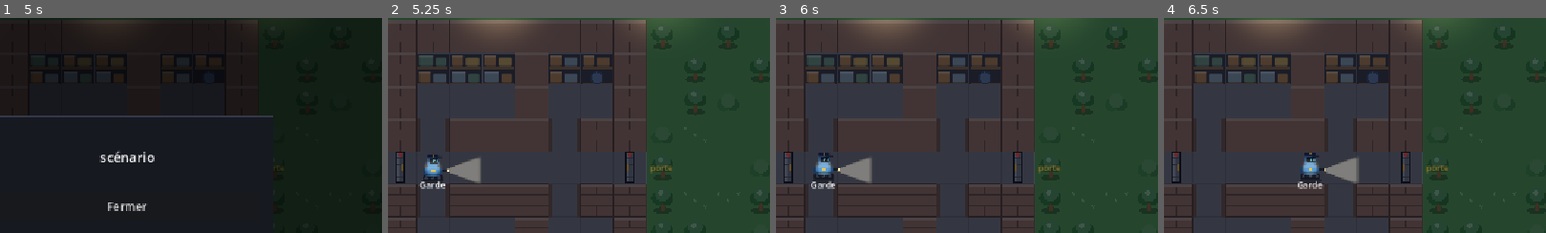
Above: before the commit, frames 1-4 (left to right).
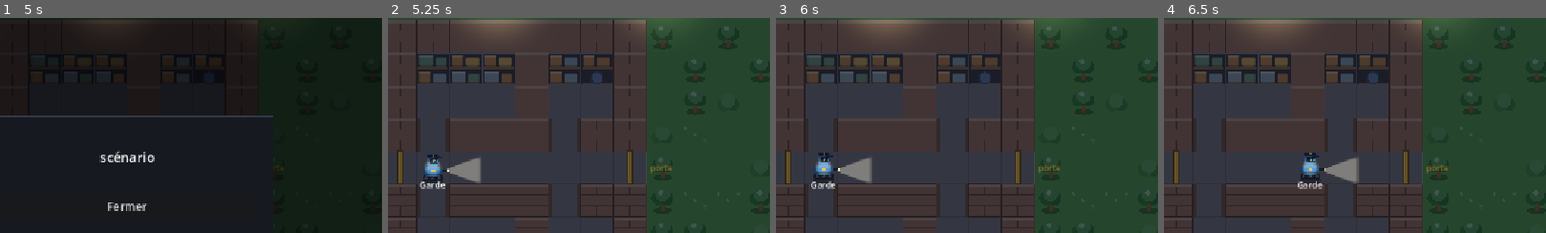
Above: after the commit, the same moments.

Repository: YohanPoirier/jeu_securite
Game: Godot game, scene res://main.tscn
Two runs of this game, one before a commit and one after it. Both use one fixed random seed, a clock stepped at 60 frames per second and the inputs below.
Inputs (mouse positions are % of the whole screen's width and height, from its top left):
- Up to frame 1 (5 s): click "Nouvelle attaque ▾" at 0.5 s; click "Nouvelle attaque ▾" at 1.25 s; click "▶ Lancer" at 2 s; click "■ Arrêter" at 2.75 s; click (46, 95) at 3.52 s; click "▤ Sorties" at 4.25 s
- Up to frame 2 (5.25 s): click "Fermer" at 5 s
- Up to frame 3 (6 s): click "▶ Lancer" at 5.75 s
- Up to frame 4 (6.5 s): no input
The pictures show only the part of the screen within x 33-83%, y 13-63%; the shares and areas given below are measured in that part.

Frame 1 is identical in both runs. In frame 2, 0.8% of the frame differs, in the area x 2-65%, y 61-78%; in frame 3, 0.8%; in frame 4, 0.8%.

Commit message:
Porte fine unie (plaque dorée dans l'ouverture)
Co-Authored-By: Claude Sonnet 5.5 <noreply@anthropic.com>
Claude-Session: https://claude.ai/code/session_01Qn8oNbxsrQNPS2EWgssgFJ

Diff:
--- a/scripts/rail_view.gd
+++ b/scripts/rail_view.gd
@@ -460,21 +460,15 @@
 	draw_rect(rc, C_MORTAR.darkened(0.2), false, 1.0)
 
 
-## Porte de l'entrepôt : une fine plaque d'acier dans l'ouverture du mur (seuil de sol de chaque côté).
-func _draw_gate(rc: Rect2, left_side: bool) -> void:
+## Porte de l'entrepôt : une plaque pleine, simple, dans l'ouverture du mur (seuil de sol autour).
+func _draw_gate(rc: Rect2, _left_side: bool) -> void:
 	draw_rect(rc, C_FLOOR)
 	draw_rect(rc, C_TILE, false, 1.0)
-	var w := rc.size.x * 0.24
-	var slab := Rect2(rc.get_center().x - w / 2.0, rc.position.y + 2.0, w, rc.size.y - 4.0)
-	draw_rect(slab, Color(0.40, 0.43, 0.48))
-	draw_rect(Rect2(slab.position, Vector2(slab.size.x * 0.35, slab.size.y)), Color(0.55, 0.58, 0.63))
-	for j in 4:  # nervures
-		var y := slab.position.y + slab.size.y * (0.18 + 0.21 * j)
-		draw_line(Vector2(slab.position.x, y), Vector2(slab.end.x, y), Color(0.28, 0.30, 0.35), 1.5)
-	draw_rect(slab, Color(0.08, 0.08, 0.10), false, 1.5)
-	var hx := slab.end.x - 4.0 if left_side else slab.position.x + 1.0
-	draw_rect(Rect2(hx, rc.get_center().y - 5.0, 3.0, 10.0), C_DOOR)
-	draw_circle(Vector2(rc.get_center().x, rc.position.y + 5.0), 3.0, Color(0.95, 0.30, 0.25))
+	var w := rc.size.x * 0.20
+	var slab := Rect2(rc.get_center().x - w / 2.0, rc.position.y, w, rc.size.y)
+	draw_rect(slab, C_DOOR)
+	draw_rect(Rect2(slab.position, Vector2(slab.size.x * 0.4, slab.size.y)), C_DOOR.lightened(0.25))
+	draw_rect(slab, C_DOOR.darkened(0.55), false, 2.0)
 
 
 func _draw_doorway(rc: Rect2) -> void:
